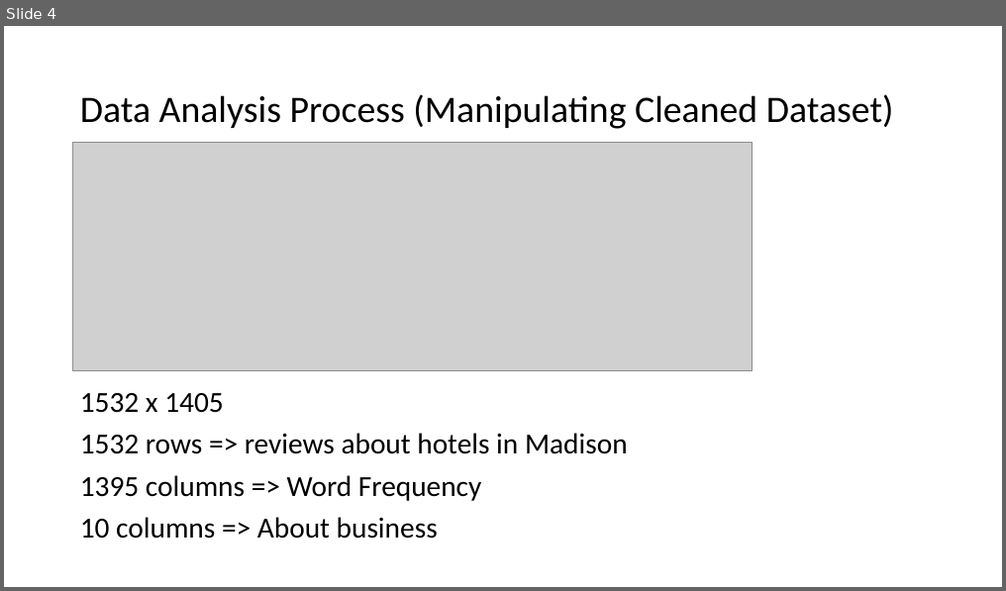
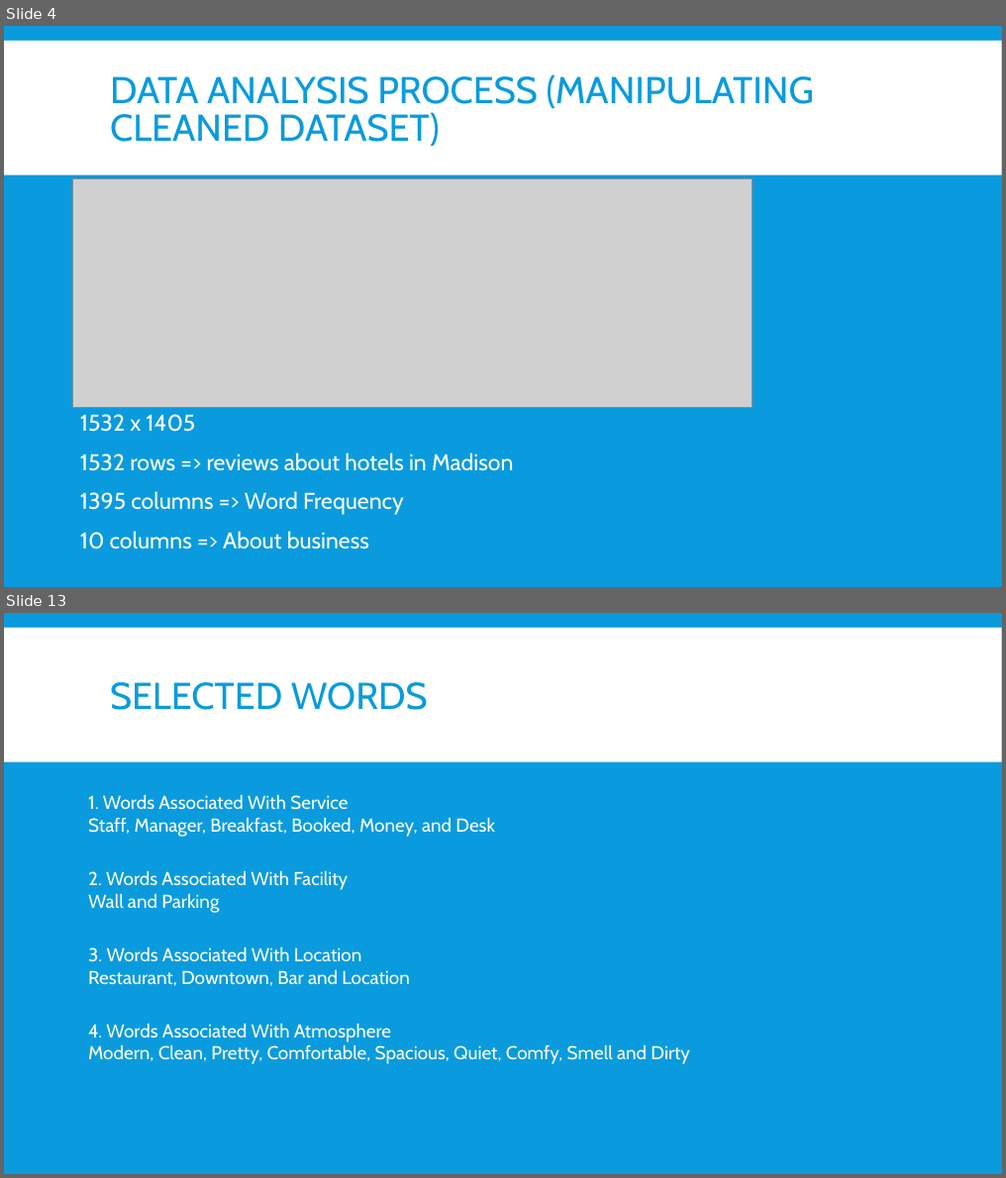
Before and after one commit to cocofreefarm/Module3, a slide deck: Hotels in Madison Area.pptx. Shown one above the other, each under a label of ours: slide 4 before the commit, slides 4 and 13 after it; the slides between them are not shown. The pictures are 1006x591 and 1006x1178 pixels, drawn with LibreOffice and Linux fonts; fonts in the diff are those of the drawing; grey boxes stand for pictures. Boxes give left, top, right and bottom in pixels: in the first picture for what was removed or moved away, otherwise in the second. Text is boxed around its words. In the diff, an @@ line names an element or a change of style, - is before the commit and + after.

```diff
--- a/Hotels in Madison Area.pptx
+++ b/Hotels in Madison Area.pptx
@@ slide 13 added at (x1=4, y1=613, x2=1002, y2=1174), background #099BDD; not listed: 1 template element that a slide beside it also shows @@
@@ title added at (x1=110, y1=682, x2=428, y2=710), 36 pt, text #099BDD @@
+SELECTED WORDS
@@ text added at (x1=88, y1=794, x2=495, y2=837), 18 pt, text #FFFFFF @@
+1. Words Associated With Service
+Staff, Manager, Breakfast, Booked, Money, and Desk
@@ text added at (x1=88, y1=870, x2=348, y2=913), 18 pt, text #FFFFFF @@
+2. Words Associated With Facility
+Wall and Parking
@@ text added at (x1=88, y1=947, x2=409, y2=986), 18 pt, text #FFFFFF @@
+3. Words Associated With Location
+Restaurant, Downtown, Bar and Location
@@ text added at (x1=88, y1=1023, x2=690, y2=1064), 18 pt, text #FFFFFF @@
+4. Words Associated With Atmosphere
+Modern, Clean, Pretty, Comfortable, Spacious, Quiet, Comfy, Smell and Dirty
@@ slide 4 changed as well @@
@@ background #FFFFFF to #099BDD @@
@@ rectangle added at (x1=4, y1=40, x2=1002, y2=174), fill #FFFFFF @@
@@ title at (x1=110, y1=75, x2=814, y2=146): text changed; font Calibri to Cabin; text colour #000000 to #099BDD @@
-Data Analysis Process (Manipulating Cleaned Dataset)
+DATA ANALYSIS PROCESS (MANIPULATING CLEANED DATASET)
@@ picture moved from (x1=73, y1=142, x2=752, y2=371) to (x1=73, y1=178, x2=752, y2=407) @@
@@ text "1532 x 1405" moved from (x1=80, y1=393, x2=628, y2=539) to (x1=80, y1=414, x2=513, y2=550) @@
@@ text "1532 x 1405" at (x1=80, y1=414, x2=513, y2=550): size 28 to 22 pt, font Calibri to Cabin, text colour #000000 to #FFFFFF; more space between paragraphs @@
```
Also in this commit, not shown: 7 other slides changed, 18 other slides added, 1 other file.
